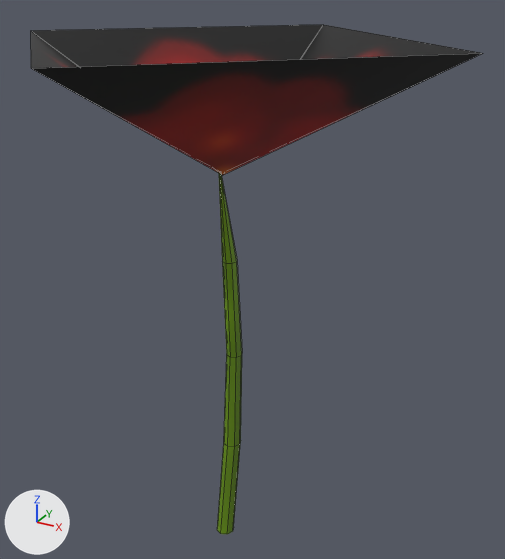
The FBX model PFATAL/Assets/_Graph/Meshes/Enviro/vegetation/msh_props_fleur3.fbx, before and after one commit.
The view is the same before and after, from a camera (50 mm lens) standing at (0.659, -1.084, 1.19) and looking at (0.032, 0.057, 0.62). Lighting does not change. The marker at lower left points along +X, +Y and +Z. The older version comes first. Mesh edges are drawn as thin lines. Where no turn or scale is listed for an object, it has been applied to the vertices.

The first picture shows 'msh_props_fleur3'.
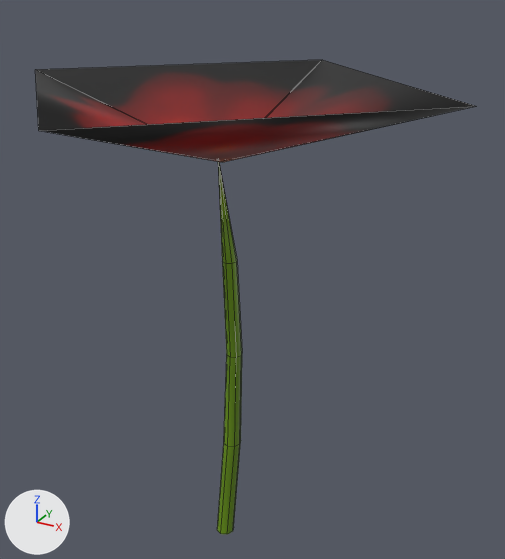
Boxes [x1, y1, x2, y2] around the edits, measured in the pictures (505 x 559 px; the box of a moved part takes in the faces that stretch with it):
'msh_props_fleur3', reshaped, shading changed (7% shorter)
    before: [31, 25, 482, 534]
    after: [35, 60, 475, 534]
part 1 of me_msh_props_fleur3, moved or reshaped
    before: [31, 25, 482, 175]
    after: [35, 60, 475, 162]
part 2 of me_msh_props_fleur3, shading changed
    before: [31, 25, 482, 445]
    after: [35, 60, 475, 445]

The edits, one by one:
me_msh_props_fleur3 is used by ob_msh_props_fleur3; location (0.0, 0.0, 0.0).
me_msh_props_fleur3 had 39 vertices, 40 faces and spanned x -0.442..0.442, y -0.442..0.442, z 0.0..1.083.
me_msh_props_fleur3 now has 39 vertices, 40 faces and spans x -0.442..0.442, y -0.442..0.442, z 0.0..1.008.
me_msh_props_fleur3 part 1: the loose piece of 6 vertices spanning x -0.442..0.442, y -0.442..0.442, z 0.846..1.083 is scaled about its middle by (1, 1, 0.582), then moved by (0.0, 0.0, -0.026).
me_msh_props_fleur3 part 2: edges marked sharp go from 68 to 0.
